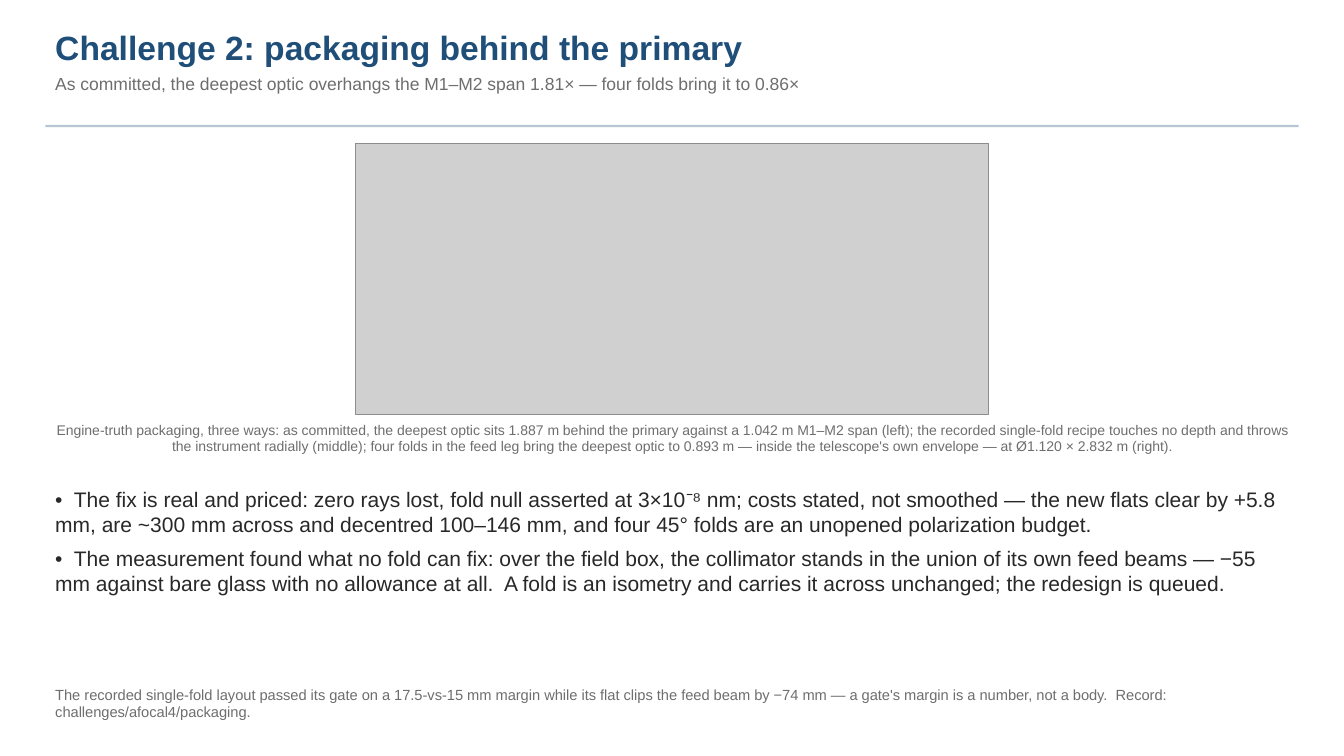
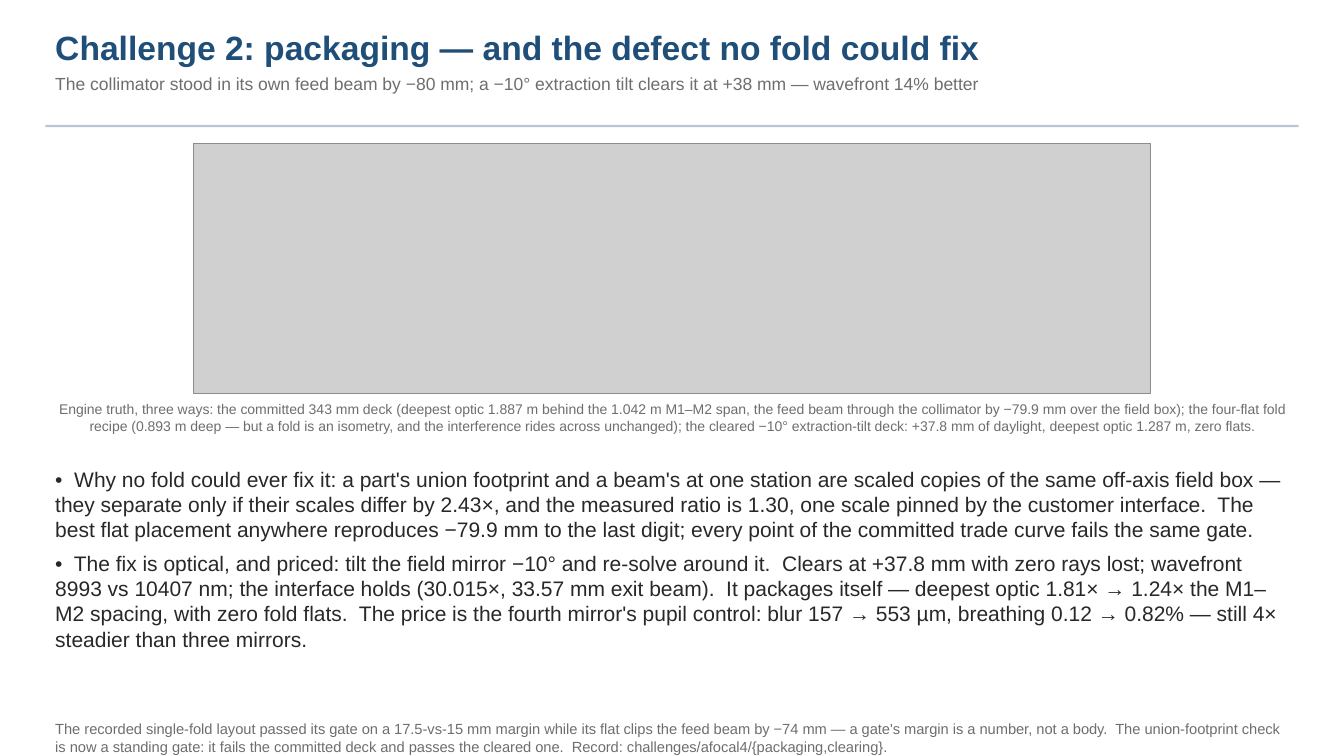
Before and after one commit to nasa-jpl/macos, a slide deck: slide 13 of demo_session/deck_keysight.pptx. Drawn at 1344x756 pixels with LibreOffice and Linux fonts; fonts in the diff are those of the drawing; grey boxes stand for pictures. Boxes give left, top, right and bottom in pixels: in the first picture for what was removed or moved away, otherwise in the second. Text is boxed around its words. In the diff, an @@ line names an element or a change of style, - is before the commit and + after.

```diff
--- a/demo_session/deck_keysight.pptx
+++ b/demo_session/deck_keysight.pptx
@@ text at (55, 35, 979, 94): text changed @@
-Challenge 2: packaging behind the primary
-As committed, the deepest optic overhangs the M1–M2 span 1.81× — four folds bring it to 0.86×
+Challenge 2: packaging — and the defect no fold could fix
+The collimator stood in its own feed beam by −80 mm; a −10° extraction tilt clears it at +38 mm — wavefront 14% better
@@ picture: place and size @@
-picture at (356, 143, 989, 414)
+picture at (194, 143, 1150, 394)
@@ text at (59, 404, 1286, 434): text changed @@
-Engine-truth packaging, three ways: as committed, the deepest optic sits 1.887 m behind the primary against a 1.042 m M1–M2 span (left); the recorded single-fold recipe touches no depth and throws the instrument radially (middle); four folds in the feed leg bring the deepest optic to 0.893 m — inside the telescope's own envelope — at Ø1.120 × 2.832 m (right).
+Engine truth, three ways: the committed 343 mm deck (deepest optic 1.887 m behind the 1.042 m M1–M2 span, the feed beam through the collimator by −79.9 mm over the field box); the four-flat fold recipe (0.893 m deep — but a fold is an isometry, and the interference rides across unchanged); the cleared −10° extraction-tilt deck: +37.8 mm of daylight, deepest optic 1.287 m, zero flats.
@@ text at (55, 471, 1277, 647): text changed @@
-• The fix is real and priced: zero rays lost, fold null asserted at 3×10⁻⁸ nm; costs stated, not smoothed — the new flats clear by +5.8 mm, are ~300 mm across and decentred 100–146 mm, and four 45° folds are an unopened polarization budget.
-• The measurement found what no fold can fix: over the field box, the collimator stands in the union of its own feed beams — −55 mm against bare glass with no allowance at all. A fold is an isometry and carries it across unchanged; the redesign is queued.
+• Why no fold could ever fix it: a part's union footprint and a beam's at one station are scaled copies of the same off-axis field box — they separate only if their scales differ by 2.43×, and the measured ratio is 1.30, one scale pinned by the customer interface. The best flat placement anywhere reproduces −79.9 mm to the last digit; every point of the committed trade curve fails the same gate.
+• The fix is optical, and priced: tilt the field mirror −10° and re-solve around it. Clears at +37.8 mm with zero rays lost; wavefront 8993 vs 10407 nm; the interface holds (30.015×, 33.57 mm exit beam). It packages itself — deepest optic 1.81× → 1.24× the M1–M2 spacing, with zero fold flats. The price is the fourth mirror's pupil control: blur 157 → 553 µm, breathing 0.12 → 0.82% — still 4× steadier than three mirrors.
@@ text at (55, 723, 1280, 755): text changed @@
-The recorded single-fold layout passed its gate on a 17.5-vs-15 mm margin while its flat clips the feed beam by −74 mm — a gate's margin is a number, not a body. Record: challenges/afocal4/packaging.
+The recorded single-fold layout passed its gate on a 17.5-vs-15 mm margin while its flat clips the feed beam by −74 mm — a gate's margin is a number, not a body. The union-footprint check is now a standing gate: it fails the committed deck and passes the cleared one. Record: challenges/afocal4/{packaging,clearing}.
```
Also in this commit, not shown: 1 other slide changed, 3 other files.
